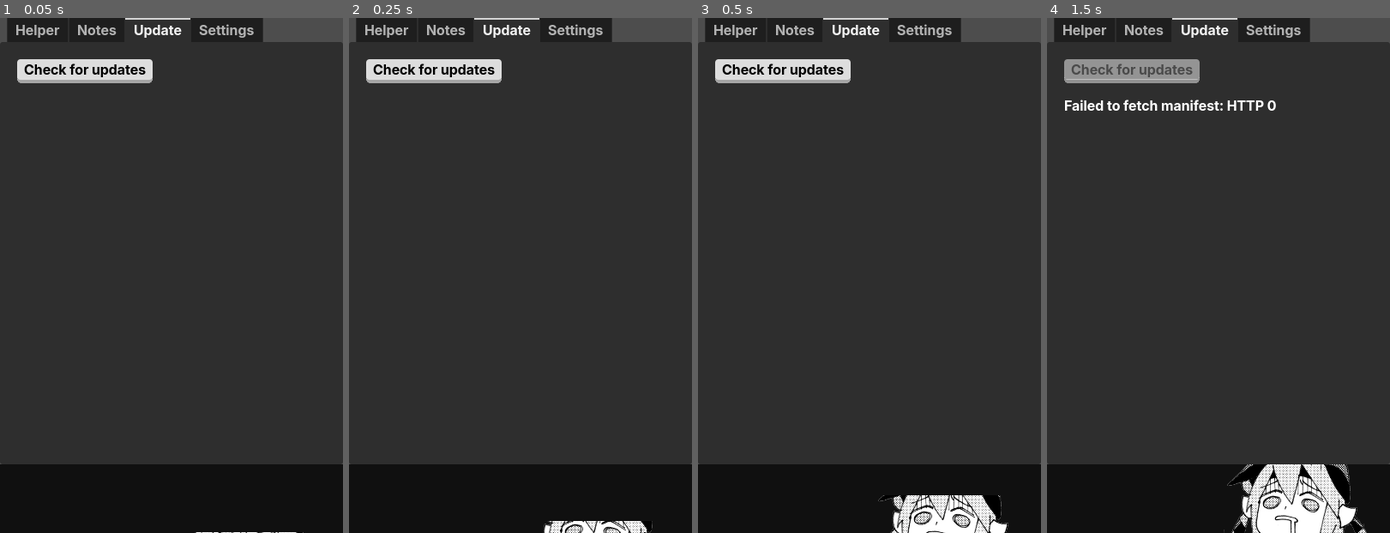
Above: before the commit, frames 1-4 (left to right).
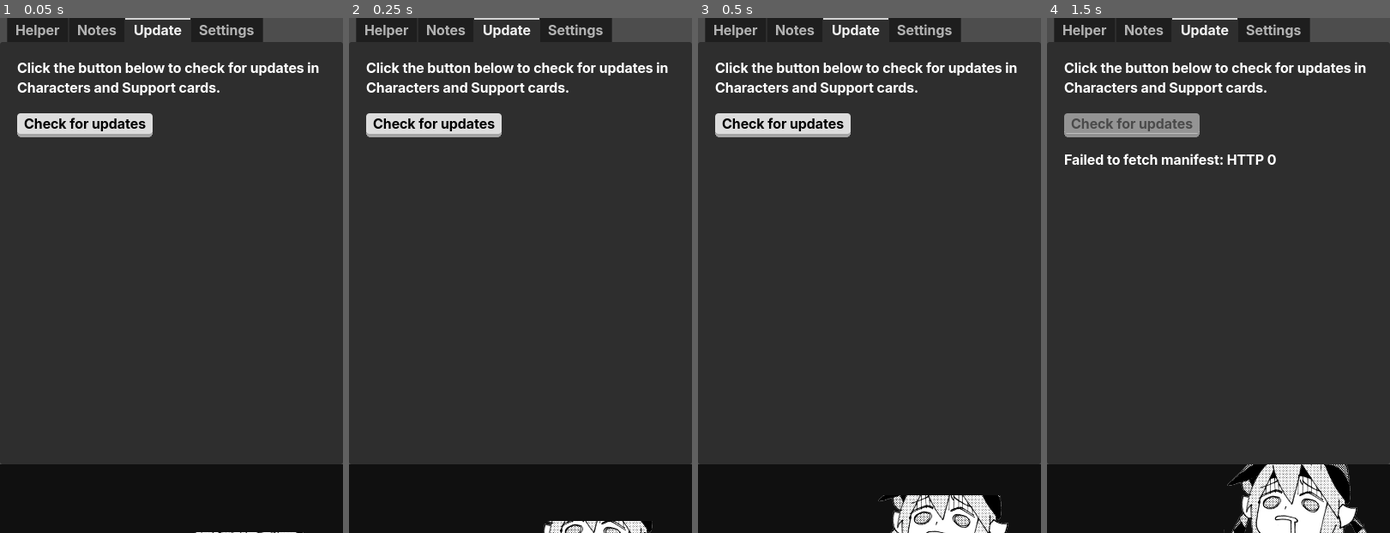
Above: after the commit, the same moments.

Repository: Wartificer/TamaHelper
Game: Godot game, scene res://Main.tscn
Two runs of this game, one before a commit and one after it. Both use one fixed random seed, a clock stepped at 60 frames per second and the inputs below.
Inputs (mouse positions are in pixels of both pictures, inside the frame that each line leads up to):
- Up to frame 1 (0.05 s): no input
- Up to frame 2 (0.25 s): no input
- Up to frame 3 (0.5 s): no input
- Up to frame 4 (1.5 s): click "Check for updates" at 0.5 s; tap Enter at 1.25 s; move the mouse to (1293, 249) at 1.27 s; tap V at 1.35 s; click (1293, 249) at 1.42 s

The runs differ from the first frame. In frame 1, 4.6% of the frame differs, in the area x 5-93%, y 8-24%; in frame 2, 4.6%; in frame 3, 4.6%; in frame 4, 6.0%, in the area x 5-93%, y 8-29%.

Commit message:
Finishing touches on updater

Diff:
--- a/Core/AssetLoader.gd
+++ b/Core/AssetLoader.gd
@@ -251,6 +251,7 @@
 	var file_name = dir.get_next()
 
 	while file_name != "":
+		print(file_name)
 		# Check if it's a file (not a directory) and has .json extension
 		if not dir.current_is_dir() and file_name.get_extension().to_lower() == "json":
 			# Construct full file path
--- a/Core/AutoUpdater.gd
+++ b/Core/AutoUpdater.gd
@@ -59,10 +59,11 @@
 
 	if files_to_update.is_empty():
 		update_progress.emit(1.0, "No updates needed")
-		update_complete.emit()
+		#update_complete.emit()
 		return
 	else:
-		if !VersionComparator.is_version_greater(remote_manifest.min_app_version, ProjectSettings.get_setting("application/config/version", "1.0.0")):
+		print(remote_manifest)
+		if !VersionComparator.meets_minimum_version(remote_manifest.min_app_version, ProjectSettings.get_setting("application/config/version", "1.0.0")):
 			update_impossible.emit()
 			return
 		_files_to_update = files_to_update
@@ -92,6 +93,8 @@
 	var updates : Array[Dictionary] = []
 
 	for category in remote:
+		if category == "min_app_version":
+			continue
 		var remote_items = remote[category] as Dictionary
 		var local_items = local.get(category, {}) as Dictionary
 
@@ -123,7 +126,7 @@
 	# Save updated manifest
 	_save_local_manifest(remote_manifest)
 
-	update_progress.emit(1.0, "Update complete!")
+	#update_progress.emit(1.0, "Update complete!")
 	update_complete.emit()
 
 func _download_file(file_info: Dictionary) -> void:
--- a/Core/VersionComparator.gd
+++ b/Core/VersionComparator.gd
@@ -89,33 +89,3 @@
 # Convenience method for checking minimum version requirement
 static func meets_minimum_version(current_version: String, minimum_version: String) -> bool:
 	return is_version_greater(minimum_version, current_version) or current_version == minimum_version
-
-# Example usage and test function
-static func run_tests():
-	print("=== Version Comparison Tests ===")
-
-	var test_cases = [
-		["2.4", "2.5.1", true],      # 2.5.1 > 2.4
-		["2.5.1", "2.4", false],    # 2.4 < 2.5.1
-		["2.5.1", "2.5.1b", false], # 2.5.1b < 2.5.1 (beta < stable)
-		["2.5.1b", "2.5.1", true],  # 2.5.1 > 2.5.1b
-		["2.5.0", "2.5.1", true],   # 2.5.1 > 2.5.0
-		["1.0.0", "2.0.0", true],   # 2.0.0 > 1.0.0
-		["2.5.1a", "2.5.1b", true], # 2.5.1b > 2.5.1a (beta > alpha)
-		["2.5.1", "2.5.1", false],  # Equal versions
-		["3.0", "2.9.9", false],    # 2.9.9 < 3.0
-	]
-
-	for case in test_cases:
-		var v1 = case[0]
-		var v2 = case[1]
-		var expected = case[2]
-		var result = is_version_greater(v1, v2)
-
-		var status = "✓" if result == expected else "✗"
-		print("%s is_version_greater('%s', '%s') = %s (expected %s)" % [status, v1, v2, result, expected])
-
-	print("\n=== Minimum Version Check Tests ===")
-	print("Current: 2.5.1, Minimum: 2.4.0 -> %s" % meets_minimum_version("2.5.1", "2.4.0"))
-	print("Current: 2.3.0, Minimum: 2.4.0 -> %s" % meets_minimum_version("2.3.0", "2.4.0"))
-	print("Current: 2.5.1b, Minimum: 2.5.1 -> %s" % meets_minimum_version("2.5.1b", "2.5.1"))
--- a/Main.gd
+++ b/Main.gd
@@ -54,8 +54,9 @@
 
 var character_button_scene = load("res://Core/UIElements/CharacterButton.tscn")
 func load_character_list():
+	for child in %CharacterList.get_children():
+		child.queue_free()
 	for character in character_data:
-		print(character.name)
 		var character_button = character_button_scene.instantiate()
 		var image = AssetLoader.load_image_from_path("characters/" + Utils.to_snake_case(character.name) + "-icon.png")
 		if !image:
@@ -66,6 +67,8 @@
 		%CharacterList.add_child(character_button)
 
 func load_scenario_list():
+	for child in %ScenarioList.get_children():
+		child.queue_free()
 	for scenario in scenario_data:
 		var scenario_button = character_button_scene.instantiate()
 		var image = AssetLoader.load_image_from_path("scenarios/" + Utils.to_snake_case(scenario.name) + "/icon.png")
@@ -496,7 +499,7 @@
 	%CheckUpdatesButton.disabled = true
 
 func on_update_available() -> void:
-	%UpdateStatus.text = "Update available. Click the button below to update"
+	%UpdateStatus.text = "Update available. Click the 'Update' button."
 	%UpdateButton.show()
 	%UpdateButton.disabled = false
 
@@ -510,14 +513,15 @@
 func on_update_progress(progress : int, message : String):
 	%UpdateStatus.text = message
 
-func on_update_complete(message : String):
-	%UpdateStatus.text = message
+func on_update_complete():
+	%UpdateStatus.text = "Update complete!"
 	load_game_data()
-	%CheckUpdatesButton.disabled = false
+	#%CheckUpdatesButton.disabled = false
 
 func on_update_impossible():
 	# CHECK IF UPDATE IS POSSIBLE DUE TO APP VERSION REQUIREMENT
 	%UpdateImpossibleContainer.show()
+	%UpdateStatus.text = "Re-download required."
 
 func on_update_failed(message : String):
 	%UpdateStatus.text = message
--- a/Main.tscn
+++ b/Main.tscn
@@ -546,65 +546,75 @@
 layout_mode = 2
 metadata/_tab_index = 2
 
-[node name="MarginContainer" type="MarginContainer" parent="MainContainer/MainTabs/Update"]
-layout_mode = 1
-anchors_preset = 15
-anchor_right = 1.0
-anchor_bottom = 1.0
-grow_horizontal = 2
-grow_vertical = 2
+[node name="ScrollContainer" type="ScrollContainer" parent="MainContainer/MainTabs/Update"]
+layout_mode = 1
+anchors_preset = 15
+anchor_right = 1.0
+anchor_bottom = 1.0
+grow_horizontal = 2
+grow_vertical = 2
+
+[node name="MarginContainer" type="MarginContainer" parent="MainContainer/MainTabs/Update/ScrollContainer"]
+layout_mode = 2
+size_flags_horizontal = 3
+size_flags_vertical = 3
 theme_override_constants/margin_left = 20
 theme_override_constants/margin_top = 20
 theme_override_constants/margin_right = 20
 theme_override_constants/margin_bottom = 20
 
-[node name="VBoxContainer" type="VBoxContainer" parent="MainContainer/MainTabs/Update/MarginContainer"]
+[node name="VBoxContainer" type="VBoxContainer" parent="MainContainer/MainTabs/Update/ScrollContainer/MarginContainer"]
 layout_mode = 2
 theme_override_constants/separation = 20
 
-[node name="HBoxContainer" type="HBoxContainer" parent="MainContainer/MainTabs/Update/MarginContainer/VBoxContainer"]
+[node name="UpdateGuide" type="Label" parent="MainContainer/MainTabs/Update/ScrollContainer/MarginContainer/VBoxContainer"]
+layout_mode = 2
+text = "Click the button below to check for updates in Characters and Support cards."
+autowrap_mode = 3
+
+[node name="HBoxContainer" type="HBoxContainer" parent="MainContainer/MainTabs/Update/ScrollContainer/MarginContainer/VBoxContainer"]
 layout_mode = 2
 size_flags_vertical = 0
 theme_override_constants/separation = 20
 
-[node name="CheckUpdatesButton" type="Button" parent="MainContainer/MainTabs/Update/MarginContainer/VBoxContainer/HBoxContainer"]
+[node name="CheckUpdatesButton" type="Button" parent="MainContainer/MainTabs/Update/ScrollContainer/MarginContainer/VBoxContainer/HBoxContainer"]
 unique_name_in_owner = true
 layout_mode = 2
 theme_type_variation = &"ButtonStyled"
 text = "Check for updates"
 
-[node name="UpdateButton" type="Button" parent="MainContainer/MainTabs/Update/MarginContainer/VBoxContainer/HBoxContainer"]
+[node name="UpdateButton" type="Button" parent="MainContainer/MainTabs/Update/ScrollContainer/MarginContainer/VBoxContainer/HBoxContainer"]
 unique_name_in_owner = true
 visible = false
 layout_mode = 2
 theme_type_variation = &"ButtonStyled"
 text = "Update"
 
-[node name="UpdateStatus" type="Label" parent="MainContainer/MainTabs/Update/MarginContainer/VBoxContainer"]
+[node name="UpdateStatus" type="Label" parent="MainContainer/MainTabs/Update/ScrollContainer/MarginContainer/VBoxContainer"]
 unique_name_in_owner = true
 layout_mode = 2
 autowrap_mode = 3
 
-[node name="UpdateImpossibleContainer" type="VBoxContainer" parent="MainContainer/MainTabs/Update/MarginContainer/VBoxContainer"]
+[node name="UpdateImpossibleContainer" type="VBoxContainer" parent="MainContainer/MainTabs/Update/ScrollContainer/MarginContainer/VBoxContainer"]
 unique_name_in_owner = true
 visible = false
 layout_mode = 2
 theme_override_constants/separation = 20
 
-[node name="Label" type="Label" parent="MainContainer/MainTabs/Update/MarginContainer/VBoxContainer/UpdateImpossibleContainer"]
+[node name="Label" type="Label" parent="MainContainer/MainTabs/Update/ScrollContainer/MarginContainer/VBoxContainer/UpdateImpossibleContainer"]
 layout_mode = 2
 text = "Update cannot be downloaded, you need to re-download the app.
 
 This is most likely because a new scenario has been released and the data structure might have changed drastically.
 
-Please, download the app from the website opene with the button below:"
+Please, download the app from the website opened by the button below:"
 autowrap_mode = 3
 
-[node name="HBoxContainer3" type="HBoxContainer" parent="MainContainer/MainTabs/Update/MarginContainer/VBoxContainer/UpdateImpossibleContainer"]
+[node name="HBoxContainer3" type="HBoxContainer" parent="MainContainer/MainTabs/Update/ScrollContainer/MarginContainer/VBoxContainer/UpdateImpossibleContainer"]
 layout_mode = 2
 size_flags_vertical = 0
 
-[node name="DownloadButton" type="Button" parent="MainContainer/MainTabs/Update/MarginContainer/VBoxContainer/UpdateImpossibleContainer/HBoxContainer3"]
+[node name="DownloadButton" type="Button" parent="MainContainer/MainTabs/Update/ScrollContainer/MarginContainer/VBoxContainer/UpdateImpossibleContainer/HBoxContainer3"]
 unique_name_in_owner = true
 layout_mode = 2
 theme_type_variation = &"ButtonStyled"
@@ -898,9 +908,9 @@
 [connection signal="toggled" from="MainContainer/MainTabs/Helper/VBoxContainer/MarginContainer/HBoxContainer/HBoxContainer/AlwaysOnTopToggle" to="." method="_on_always_on_top_toggle_toggled"]
 [connection signal="pressed" from="MainContainer/MainTabs/Helper/VBoxContainer/PanelContainer/VBoxContainer/PanelContainer/HBoxContainer3/HBoxContainer/ScenarioSelectButton" to="." method="_on_scenario_select_button_pressed"]
 [connection signal="pressed" from="MainContainer/MainTabs/Helper/VBoxContainer/PanelContainer/VBoxContainer/PanelContainer/HBoxContainer3/HBoxContainer2/CharacterSelectButton" to="." method="_on_character_select_button_pressed"]
-[connection signal="pressed" from="MainContainer/MainTabs/Update/MarginContainer/VBoxContainer/HBoxContainer/CheckUpdatesButton" to="." method="_on_check_updates_button_pressed"]
-[connection signal="pressed" from="MainContainer/MainTabs/Update/MarginContainer/VBoxContainer/HBoxContainer/UpdateButton" to="." method="_on_update_button_pressed"]
-[connection signal="pressed" from="MainContainer/MainTabs/Update/MarginContainer/VBoxContainer/UpdateImpossibleContainer/HBoxContainer3/DownloadButton" to="." method="_on_download_button_pressed"]
+[connection signal="pressed" from="MainContainer/MainTabs/Update/ScrollContainer/MarginContainer/VBoxContainer/HBoxContainer/CheckUpdatesButton" to="." method="_on_check_updates_button_pressed"]
+[connection signal="pressed" from="MainContainer/MainTabs/Update/ScrollContainer/MarginContainer/VBoxContainer/HBoxContainer/UpdateButton" to="." method="_on_update_button_pressed"]
+[connection signal="pressed" from="MainContainer/MainTabs/Update/ScrollContainer/MarginContainer/VBoxContainer/UpdateImpossibleContainer/HBoxContainer3/DownloadButton" to="." method="_on_download_button_pressed"]
 [connection signal="pressed" from="MainContainer/MainTabs/Settings/MarginContainer/VBoxContainer/HBoxContainer/SwitchScreenButton" to="." method="_on_switch_screen_button_pressed"]
 [connection signal="value_changed" from="MainContainer/MainTabs/Settings/MarginContainer/VBoxContainer/HBoxContainer2/HBoxContainer/LoopMS" to="." method="_on_loop_ms_value_changed"]
 [connection signal="toggled" from="MainContainer/MainTabs/Settings/MarginContainer/VBoxContainer/DisableAnims" to="." method="_on_disable_anims_toggled"]
--- a/project.godot
+++ b/project.godot
@@ -12,7 +12,7 @@
 
 config/name="TamaHelper"
 config/description="Companion app that scans the screen and shows choice effects and scenario information in UmaMusume."
-config/version="2.4"
+config/version="2.5"
 run/main_scene="uid://dbqd80d1l70t4"
 config/features=PackedStringArray("4.4", "Forward Plus")
 boot_splash/image="uid://qpowt8nxanbj"
Not shown, changed: manifest.json
